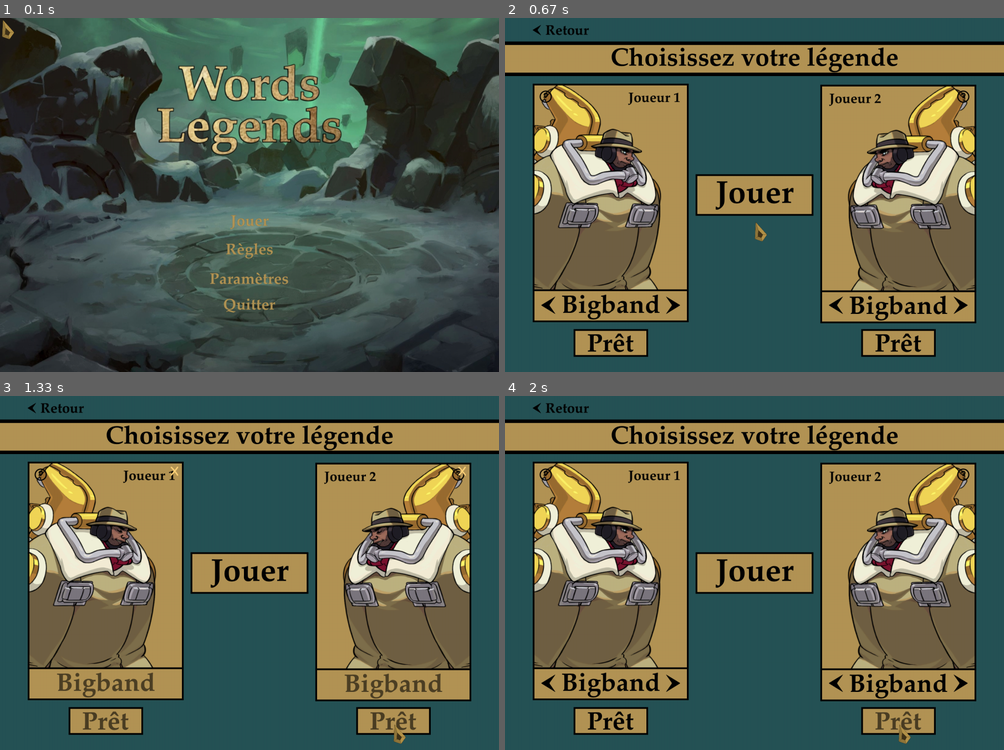
Above: before the commit, frames 1-4 (two rows, left to right).
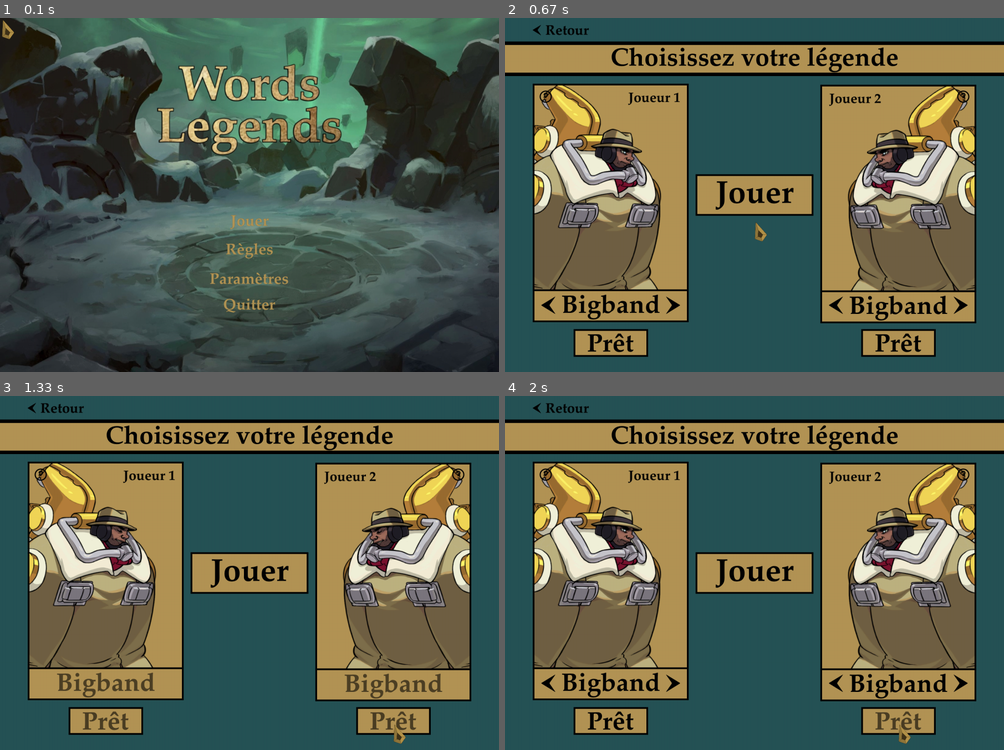
Above: after the commit, the same moments.

Repository: Spudwebb96/FinalPythonProject
Game: pygame game, started from main.py
The game is run twice, just before and just after one commit, with the same random seed, the same clock (stepped at 60 frames per second) and the same inputs.
Inputs (mouse positions are in pixels of both pictures, inside the frame that each line leads up to):
- Up to frame 1 (0.1 s): no input
- Up to frame 2 (0.67 s): click (754, 223) at 0.38 s
- Up to frame 3 (1.33 s): click (104, 721) at 0.72 s; click (394, 725) at 1.05 s
- Up to frame 4 (2 s): click (609, 725) at 1.38 s; click (899, 725) at 1.72 s

Frames 1-2 are identical in both runs. In frame 3, less than 0.1% of the frame differs, in the area x 34-94%, y 20-23%; in frame 4, nothing differs.

Commit message:
Menu choix legends is good

Diff:
--- a/choix_legends.py
+++ b/choix_legends.py
@@ -27,12 +27,12 @@
     if game.pret_J1 == False and game.infos_legends_j1 == False:
         display_surface.blit(game.image['fleche_gauche'], (105, 806))
         display_surface.blit(game.image['fleche_droite'], (465, 806))
-    else:
+    elif game.infos_legends_j1 == True:
         display_surface.blit(game.image['bouton_fermer_infos'], (492, 204))
     if game.pret_J2 == False and game.infos_legends_j2 == False:
         display_surface.blit(game.image['fleche_gauche'], (935, 806))
         display_surface.blit(game.image['fleche_droite'], (1295, 806))
-    else:
+    elif game.infos_legends_j2 == True:
         display_surface.blit(game.image['bouton_fermer_infos'], (1322, 204))
 
 
--- a/main.py
+++ b/main.py
@@ -117,26 +117,30 @@
 
 
                 # Boutons pret
-                if game.rect['pret_rect_J1'].collidepoint(event.pos):
-                    if game.pret_J1:
-                        game.pret_J1 = False
-                    else:
-                        game.pret_J1 = True
-                if game.rect['pret_rect_J2'].collidepoint(event.pos):
-                    if game.pret_J2:
-                        game.pret_J2 = False
-                    else:
-                        game.pret_J2 = True
+                if game.infos_legends_j1 == False:
+                    if game.rect['pret_rect_J1'].collidepoint(event.pos):
+                        if game.pret_J1:
+                            game.pret_J1 = False
+                        else:
+                            game.pret_J1 = True
+                if game.infos_legends_j2 == False:
+                    if game.rect['pret_rect_J2'].collidepoint(event.pos):
+                        if game.pret_J2:
+                            game.pret_J2 = False
+                        else:
+                            game.pret_J2 = True
 
                 # Boutons infos
-                if game.rect['bouton_infos_j1'].collidepoint(event.pos):
-                    game.infos_legends_j1 = True
-                if game.rect['bouton_fermer_infos_j1'].collidepoint(event.pos):
-                    game.infos_legends_j1 = False
-                if game.rect['bouton_infos_j2'].collidepoint(event.pos):
-                    game.infos_legends_j2 = True
-                if game.rect['bouton_fermer_infos_j2'].collidepoint(event.pos):
-                    game.infos_legends_j2 = False
+                if game.pret_J1 == False :
+                    if game.rect['bouton_infos_j1'].collidepoint(event.pos):
+                        game.infos_legends_j1 = True
+                    if game.rect['bouton_fermer_infos_j1'].collidepoint(event.pos):
+                        game.infos_legends_j1 = False
+                if game.pret_J2 == False:
+                    if game.rect['bouton_infos_j2'].collidepoint(event.pos):
+                        game.infos_legends_j2 = True
+                    if game.rect['bouton_fermer_infos_j2'].collidepoint(event.pos):
+                        game.infos_legends_j2 = False
 
 
                 # Bouton jouer
